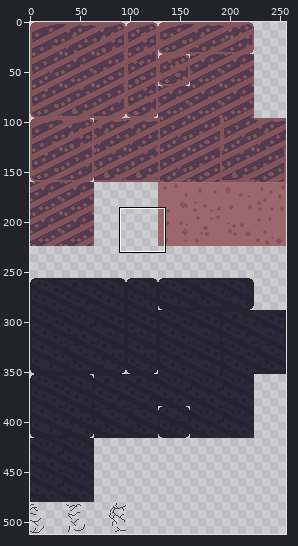
Pixel-art file: assets/images/tilemap.aseprite. The picture above shows the old version from afar; the outline marks the close-up.
Close-up. As it was:
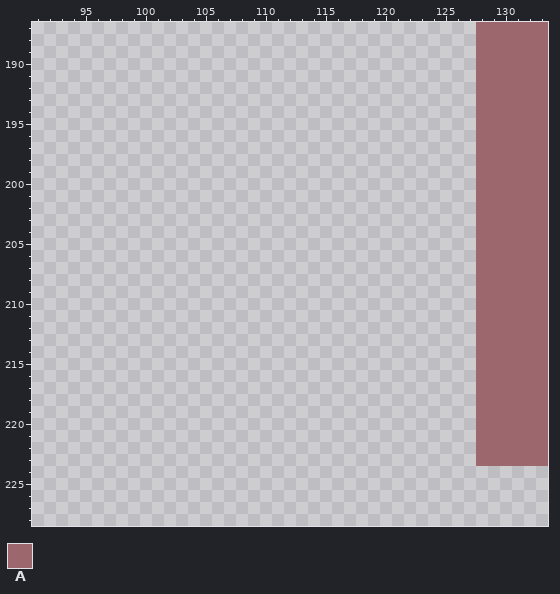
256x512 pixels, 1 frame. Shown: x 91..133, y 187..228.
Palette (. is transparent): A #9c686e
Pixels before, first column x 128:
187 AAAAAA
188 AAAAAA
189 AAAAAA
190 AAAAAA
191 AAAAAA
192 AAAAAA
193 AAAAAA
194 AAAAAA
195 AAAAAA
196 AAAAAA
197 AAAAAA
198 AAAAAA
199 AAAAAA
200 AAAAAA
201 AAAAAA
202 AAAAAA
203 AAAAAA
204 AAAAAA
205 AAAAAA
206 AAAAAA
207 AAAAAA
208 AAAAAA
209 AAAAAA
210 AAAAAA
211 AAAAAA
212 AAAAAA
213 AAAAAA
214 AAAAAA
215 AAAAAA
216 AAAAAA
217 AAAAAA
218 AAAAAA
219 AAAAAA
220 AAAAAA
221 AAAAAA
222 AAAAAA
223 AAAAAA
Now the later version:
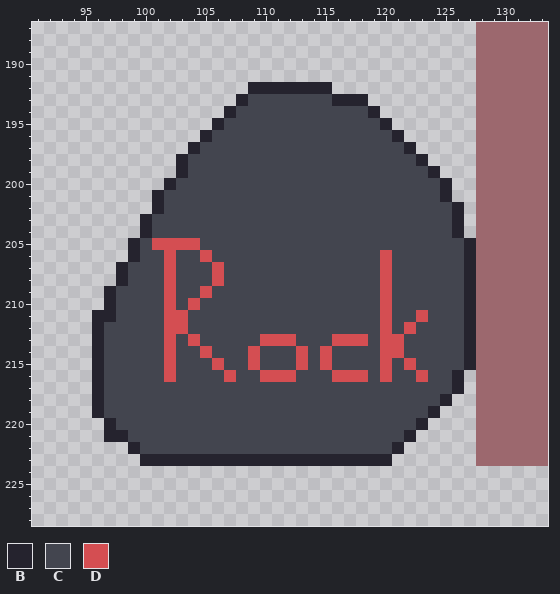
Colours new in this view: B #25232e  C #43454f  D #d44e52
Changes in this commit:
Changed rows in their new state; - is an unchanged pixel.
first column x 96:
192 -------------BBBBBBB------------
193 ------------BCCCCCCCBBB---------
194 -----------BCCCCCCCCCCCB--------
195 ----------BCCCCCCCCCCCCCB-------
196 ---------BCCCCCCCCCCCCCCCB------
197 --------BCCCCCCCCCCCCCCCCCB-----
198 -------BCCCCCCCCCCCCCCCCCCCB----
199 -------BCCCCCCCCCCCCCCCCCCCCB---
200 ------BCCCCCCCCCCCCCCCCCCCCCCB--
201 -----BCCCCCCCCCCCCCCCCCCCCCCCB--
202 -----BCCCCCCCCCCCCCCCCCCCCCCCCB-
203 ----BCCCCCCCCCCCCCCCCCCCCCCCCCB-
204 ----BCCCCCCCCCCCCCCCCCCCCCCCCCB-
205 ---BCDDDDCCCCCCCCCCCCCCCCCCCCCCB
206 ---BCCDCCDCCCCCCCCCCCCCCDCCCCCCB
207 --BCCCDCCCDCCCCCCCCCCCCCDCCCCCCB
208 --BCCCDCCCDCCCCCCCCCCCCCDCCCCCCB
209 -BCCCCDCCDCCCCCCCCCCCCCCDCCCCCCB
210 -BCCCCDCDCCCCCCCCCCCCCCCDCCCCCCB
211 BBCCCCDDCCCCCCCCCCCCCCCCDCCDCCCB
212 BCCCCCDDCCCCCCCCCCCCCCCCDCDCCCCB
213 BCCCCCDCDCCCCCDDDCCCDDDCDDCCCCCB
214 BCCCCCDCCDCCCDCCCDCDCCCCDDCCCCCB
215 BCCCCCDCCCDCCDCCCDCDCCCCDCDCCCCB
216 BCCCCCDCCCCDCCDDDCCCDDDCDCCDCCB-
217 BCCCCCCCCCCCCCCCCCCCCCCCCCCCCCB-
218 BCCCCCCCCCCCCCCCCCCCCCCCCCCCCB--
219 BCCCCCCCCCCCCCCCCCCCCCCCCCCCB---
220 -BCCCCCCCCCCCCCCCCCCCCCCCCCB----
221 -BBCCCCCCCCCCCCCCCCCCCCCCCB-----
222 ---BCCCCCCCCCCCCCCCCCCCCCB------
223 ----BBBBBBBBBBBBBBBBBBBBB-------
Changed places in both close-ups, as pixel boxes (x1, y1, x2, y2):
added: (92, 82, 476, 466)
